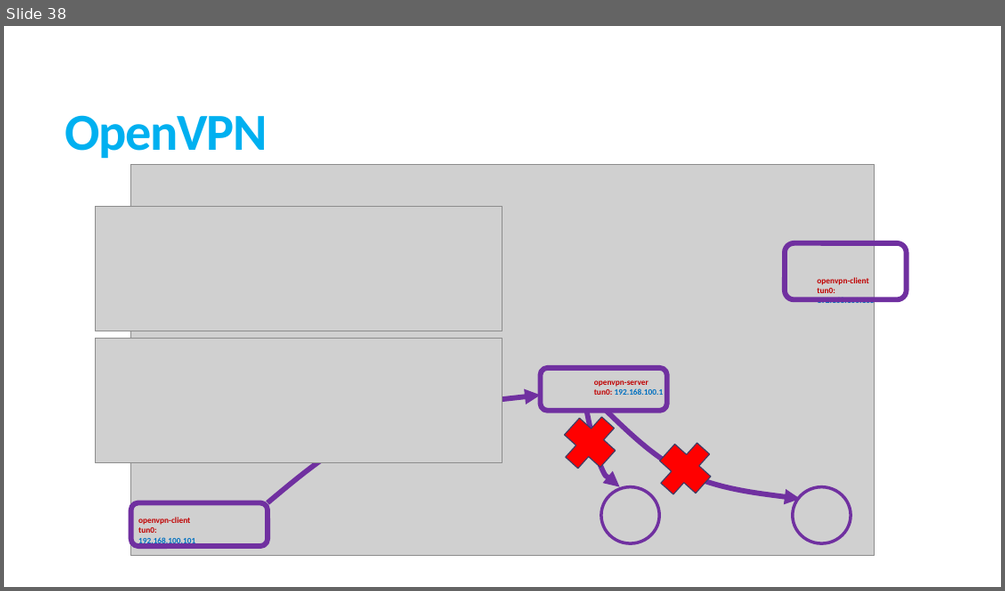
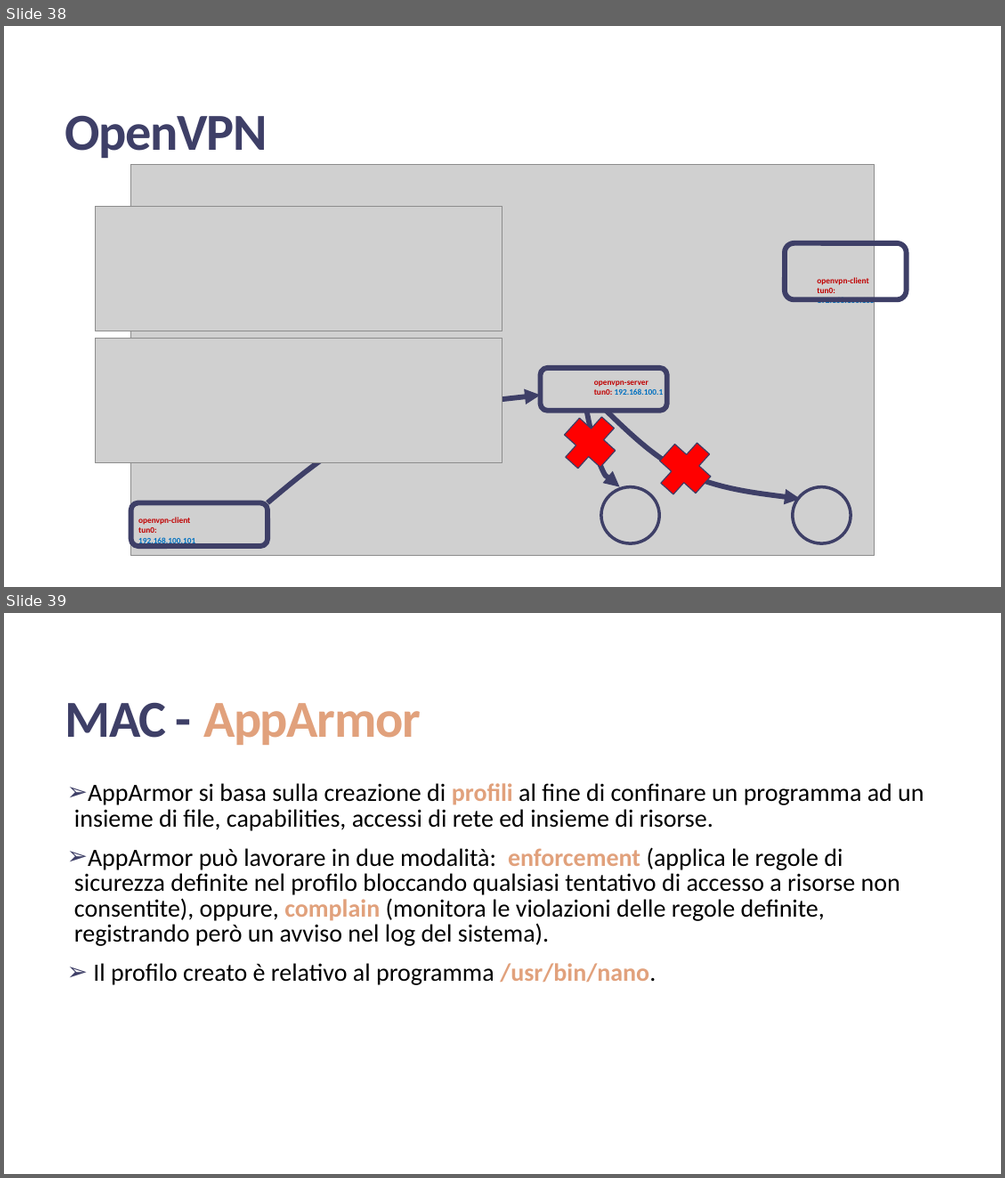
Before and after one commit to creccovalerio/NSD-Project, a slide deck: Presentazione_NSD.pptx. Shown one above the other, each under a label of ours: slide 38 before the commit, slides 38 and 39 after it. The pictures are 1005x591 and 1005x1178 pixels, drawn with LibreOffice and Linux fonts; fonts in the diff are those of the drawing; grey boxes stand for pictures. Boxes give left, top, right and bottom in pixels: in the first picture for what was removed or moved away, otherwise in the second. Text is boxed around its words. In the diff, an @@ line names an element or a change of style, - is before the commit and + after.

```diff
--- a/Presentazione_NSD.pptx
+++ b/Presentazione_NSD.pptx
@@ slide 39 added at (x1=4, y1=613, x2=1001, y2=1174), background #FFFFFF @@
@@ title added at (x1=65, y1=702, x2=421, y2=745), 50 pt, text #E1A17C, bold @@
+MAC - AppArmor
@@ text added at (x1=74, y1=783, x2=923, y2=985), 24 pt, text #000000 @@
+➢ AppArmor si basa sulla creazione di profili al fine di confinare un programma ad un insieme di file, capabilities, accessi di rete ed insieme di risorse.
+➢ AppArmor può lavorare in due modalità: enforcement (applica le regole di sicurezza definite nel profilo bloccando qualsiasi tentativo di accesso a risorse non consentite), oppure, complain (monitora le violazioni delle regole definite, registrando però un avviso nel log del sistema).
+➢ Il profilo creato è relativo al programma /usr/bin/nano.
@@ slide 38 changed as well @@
@@ title "OpenVPN" at (x1=65, y1=115, x2=267, y2=158): text colour #00B0F0 to #3E3F68 @@
@@ outline #7030A0 5 pt to #3E3F68 5 pt in 6 elements at (x1=131, y1=503, x2=268, y2=547), (x1=540, y1=368, x2=666, y2=410), (x1=785, y1=243, x2=906, y2=300), (x1=267, y1=394, x2=540, y2=502), (x1=587, y1=410, x2=619, y2=487), (x1=606, y1=410, x2=801, y2=499) @@
@@ ellipse at (x1=601, y1=487, x2=660, y2=543): outline #7030A0 3 pt to #3E3F68 3 pt @@
@@ ellipse at (x1=793, y1=487, x2=851, y2=543): outline #7030A0 3 pt to #3E3F68 3 pt @@
```
Also in this commit, not shown: 37 other slides changed, 6 other slides added, 1 other file.
